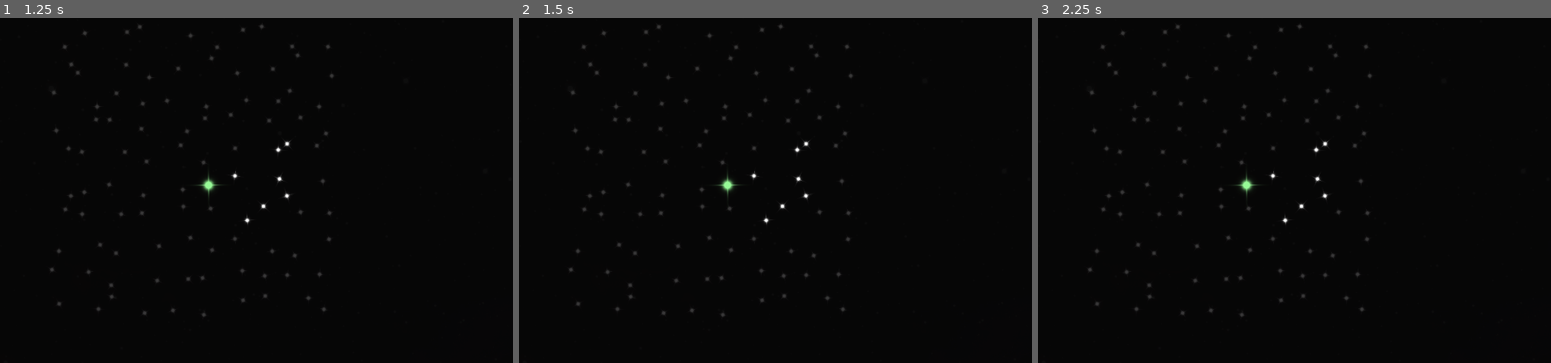
Above: before the commit, frames 1-3 (left to right).
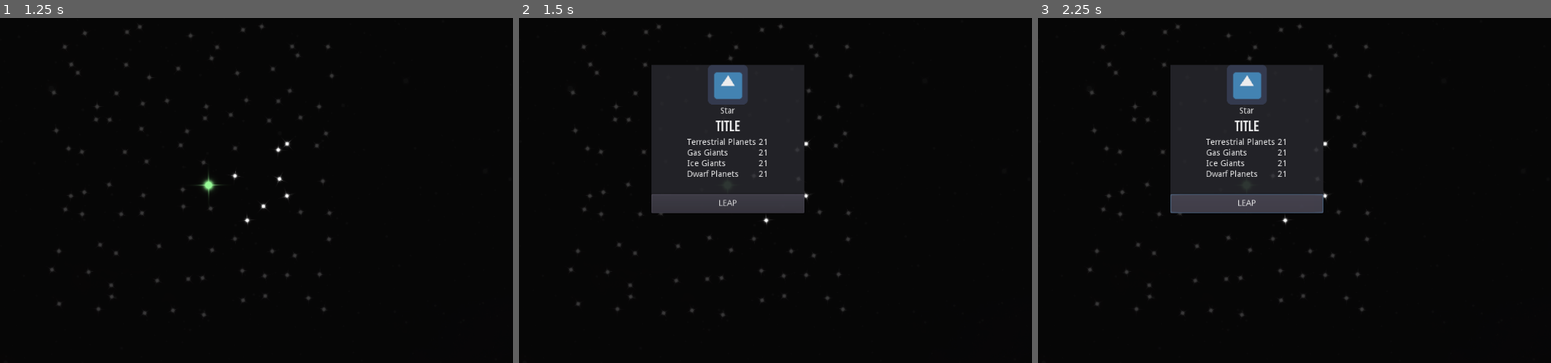
Above: after the commit, the same moments.

Repository: Trizalio/LD48
Game: Godot game, scene res://scenes/ui/navigation_window/navigation_window.tscn
Same seed, same stepped clock (60 frames per second), same inputs: the game is played once before the commit and once after it. This scene is started directly instead of the project's main scene. The engine's default icon, where the game draws it, is replaced by a stand-in: a white triangle on a blue panel in a dark square.
Inputs (mouse positions are in pixels of both pictures, inside the frame that each line leads up to):
- Up to frame 1 (1.25 s): tap Enter at 0.5 s; click (210, 183) at 0.67 s
- Up to frame 2 (1.5 s): tap Space at 1.25 s; move the mouse to (585, 45) at 1.27 s; click (585, 45) at 1.42 s
- Up to frame 3 (2.25 s): click (1248, 204) at 2 s, where only the run after the commit has a clickable "LEAP"

Frame 1 is identical in both runs. In frame 2, 12% of the frame differs, in the area x 25-56%, y 13-57%; in frame 3, 12%.

Commit message:
Added UIController

Diff:
--- a/project.godot
+++ b/project.godot
@@ -29,6 +29,7 @@
 Ship="*res://scripts/singletones/ship.gd"
 StarMap="*res://scripts/singletones/star_map.gd"
 SceneChanger="*res://scripts/singletones/scene_changer.gd"
+UiController="*res://scripts/singletones/ui_controller.gd"
 
 [physics]
 
--- a/scenes/ui/navigation_window/navigation_window_star.tscn
+++ b/scenes/ui/navigation_window/navigation_window_star.tscn
@@ -1,7 +1,8 @@
-[gd_scene load_steps=4 format=2]
+[gd_scene load_steps=5 format=2]
 
 [ext_resource path="res://scripts/ui/navigation_window/navigation_window_star.gd" type="Script" id=1]
 [ext_resource path="res://assets/images/star.png" type="Texture" id=2]
+[ext_resource path="res://scenes/ui/space_object_passport.tscn" type="PackedScene" id=3]
 
 [sub_resource type="CircleShape2D" id=1]
 radius = 15.0
@@ -9,6 +10,7 @@
 [node name="Area2D" type="Area2D"]
 script = ExtResource( 1 )
 sprite_path = NodePath("Sprite")
+passport_scene = ExtResource( 3 )
 
 [node name="Sprite" type="Sprite" parent="."]
 texture = ExtResource( 2 )
--- a/scenes/ui/space_object_passport.tscn
+++ b/scenes/ui/space_object_passport.tscn
@@ -4,17 +4,27 @@
 [ext_resource path="res://icon.png" type="Texture" id=2]
 
 [node name="Control" type="Control"]
-anchor_right = 1.0
-anchor_bottom = 1.0
-margin_right = -767.0
-margin_bottom = -193.0
+anchor_left = 0.5
+anchor_top = 0.5
+anchor_right = 0.5
+anchor_bottom = 0.5
+margin_left = -128.5
+margin_top = -203.5
+margin_right = 128.5
+margin_bottom = 203.5
+rect_min_size = Vector2( 257, 407 )
 __meta__ = {
 "_edit_use_anchors_": false
 }
 
 [node name="Panel" type="Panel" parent="."]
+modulate = Color( 1, 1, 1, 0.917647 )
 anchor_right = 1.0
 anchor_bottom = 1.0
+margin_bottom = -157.0
+__meta__ = {
+"_edit_use_anchors_": false
+}
 
 [node name="VBoxContainer" type="VBoxContainer" parent="Panel"]
 anchor_right = 1.0
@@ -45,69 +55,112 @@
 margin_right = 257.0
 margin_bottom = 85.0
 size_flags_horizontal = 7
-text = "Planet"
+text = "Star"
 align = 1
 valign = 1
 
-[node name="Label2" type="Label" parent="Panel/VBoxContainer/VBoxContainer"]
+[node name="Title" type="Label" parent="Panel/VBoxContainer/VBoxContainer"]
 margin_top = 89.0
 margin_right = 257.0
 margin_bottom = 120.0
 custom_fonts/font = ExtResource( 1 )
-text = "SATURN"
+text = "TITLE"
 align = 1
 valign = 1
 
 [node name="VBoxContainer2" type="VBoxContainer" parent="Panel/VBoxContainer"]
+margin_left = 60.0
 margin_top = 124.0
-margin_right = 257.0
-margin_bottom = 407.0
+margin_right = 196.0
+margin_bottom = 214.0
+size_flags_horizontal = 4
 size_flags_vertical = 3
 size_flags_stretch_ratio = 15.0
 
-[node name="Label" type="Label" parent="Panel/VBoxContainer/VBoxContainer2"]
-margin_right = 257.0
+[node name="HBoxContainer" type="HBoxContainer" parent="Panel/VBoxContainer/VBoxContainer2"]
+margin_right = 136.0
+margin_bottom = 68.0
+alignment = 1
+
+[node name="VBoxContainer" type="VBoxContainer" parent="Panel/VBoxContainer/VBoxContainer2/HBoxContainer"]
+margin_right = 116.0
+margin_bottom = 68.0
+
+[node name="terrestrial_p_label" type="Label" parent="Panel/VBoxContainer/VBoxContainer2/HBoxContainer/VBoxContainer"]
+margin_right = 116.0
 margin_bottom = 14.0
-text = "Param 1"
-align = 1
+text = "Terrestrial Planets"
 valign = 1
 
-[node name="Label2" type="Label" parent="Panel/VBoxContainer/VBoxContainer2"]
+[node name="gas_giants_label" type="Label" parent="Panel/VBoxContainer/VBoxContainer2/HBoxContainer/VBoxContainer"]
 margin_top = 18.0
+margin_right = 116.0
+margin_bottom = 32.0
+text = "Gas Giants"
+valign = 1
+
+[node name="ice_giants_label" type="Label" parent="Panel/VBoxContainer/VBoxContainer2/HBoxContainer/VBoxContainer"]
+margin_top = 36.0
+margin_right = 116.0
+margin_bottom = 50.0
+text = "Ice Giants"
+valign = 1
+
+[node name="dwarf_plantes_label" type="Label" parent="Panel/VBoxContainer/VBoxContainer2/HBoxContainer/VBoxContainer"]
+margin_top = 54.0
+margin_right = 116.0
+margin_bottom = 68.0
+text = "Dwarf Planets"
+valign = 1
+
+[node name="VBoxContainer2" type="VBoxContainer" parent="Panel/VBoxContainer/VBoxContainer2/HBoxContainer"]
+margin_left = 120.0
+margin_right = 136.0
+margin_bottom = 68.0
+size_flags_horizontal = 3
+
+[node name="terrestrial_p_label" type="Label" parent="Panel/VBoxContainer/VBoxContainer2/HBoxContainer/VBoxContainer2"]
+margin_right = 16.0
+margin_bottom = 14.0
+text = "21"
+align = 2
+valign = 1
+
+[node name="gas_giants_label" type="Label" parent="Panel/VBoxContainer/VBoxContainer2/HBoxContainer/VBoxContainer2"]
+margin_top = 18.0
+margin_right = 16.0
+margin_bottom = 32.0
+text = "21"
+align = 2
+valign = 1
+
+[node name="ice_giants_label" type="Label" parent="Panel/VBoxContainer/VBoxContainer2/HBoxContainer/VBoxContainer2"]
+margin_top = 36.0
+margin_right = 16.0
+margin_bottom = 50.0
+text = "21"
+align = 2
+valign = 1
+
+[node name="dwarf_plantes_label" type="Label" parent="Panel/VBoxContainer/VBoxContainer2/HBoxContainer/VBoxContainer2"]
+margin_top = 54.0
+margin_right = 16.0
+margin_bottom = 68.0
+text = "21"
+align = 2
+valign = 1
+
+[node name="VBoxContainer3" type="VBoxContainer" parent="Panel/VBoxContainer"]
+margin_top = 218.0
+margin_right = 257.0
+margin_bottom = 250.0
+size_flags_horizontal = 3
+size_flags_vertical = 3
+size_flags_stretch_ratio = 5.14
+
+[node name="Button" type="Button" parent="Panel/VBoxContainer/VBoxContainer3"]
 margin_right = 257.0
 margin_bottom = 32.0
-text = "Param 1"
-align = 1
-valign = 1
-
-[node name="Label3" type="Label" parent="Panel/VBoxContainer/VBoxContainer2"]
-margin_top = 36.0
-margin_right = 257.0
-margin_bottom = 50.0
-text = "Param 1"
-align = 1
-valign = 1
-
-[node name="Label4" type="Label" parent="Panel/VBoxContainer/VBoxContainer2"]
-margin_top = 54.0
-margin_right = 257.0
-margin_bottom = 68.0
-text = "Param 1"
-align = 1
-valign = 1
-
-[node name="Label5" type="Label" parent="Panel/VBoxContainer/VBoxContainer2"]
-margin_top = 72.0
-margin_right = 257.0
-margin_bottom = 86.0
-text = "Param 1"
-align = 1
-valign = 1
-
-[node name="Label6" type="Label" parent="Panel/VBoxContainer/VBoxContainer2"]
-margin_top = 90.0
-margin_right = 257.0
-margin_bottom = 104.0
-text = "Param 1"
-align = 1
-valign = 1
+size_flags_horizontal = 3
+size_flags_vertical = 3
+text = "LEAP"
--- /dev/null
+++ b/scripts/singletones/ui_controller.gd
@@ -0,0 +1,10 @@
+extends Node
+
+var passport_scene: PackedScene = preload("res://scenes/ui/space_object_passport.tscn");
+var passport_scene_instance: Node;
+
+func open_space_object_passport(data):
+	if not passport_scene_instance:
+		passport_scene_instance = passport_scene.instance();
+	else:
+		get_tree().get_root().add_child(passport_scene_instance);
--- a/scripts/ui/navigation_window/navigation_window.gd
+++ b/scripts/ui/navigation_window/navigation_window.gd
@@ -42,6 +42,7 @@
 		var star = star_scene.instance();
 		star.scale = Vector2(0.2, 0.2);
 		add_child(star);
+		star.set_data(star_data);
 		if reachable_stars.has(star_data):
 			star.set_color(STAR_STATUS.REACHABLE);
 		else:
--- a/scripts/ui/navigation_window/navigation_window_star.gd
+++ b/scripts/ui/navigation_window/navigation_window_star.gd
@@ -1,6 +1,8 @@
 extends Area2D
 
 export (NodePath) var sprite_path;
+export (PackedScene) var passport_scene;
+var _data: StarMap.Star;
 #func _input_event(viewport, event, shape_idx):
 #	print(viewport, event, shape_idx);
 #	print('click');
@@ -13,3 +15,10 @@
 func set_color(value):
 	sprite.self_modulate = Color(value);
 #	sprite.self_modulate = Color(value);
+
+func set_data(data):
+	_data = data;
+
+func _input_event(viewport, event, shape_idx):
+	if event is InputEventMouseButton and event.button_index == BUTTON_LEFT and event.is_pressed():
+		UiController.open_space_object_passport(_data);
